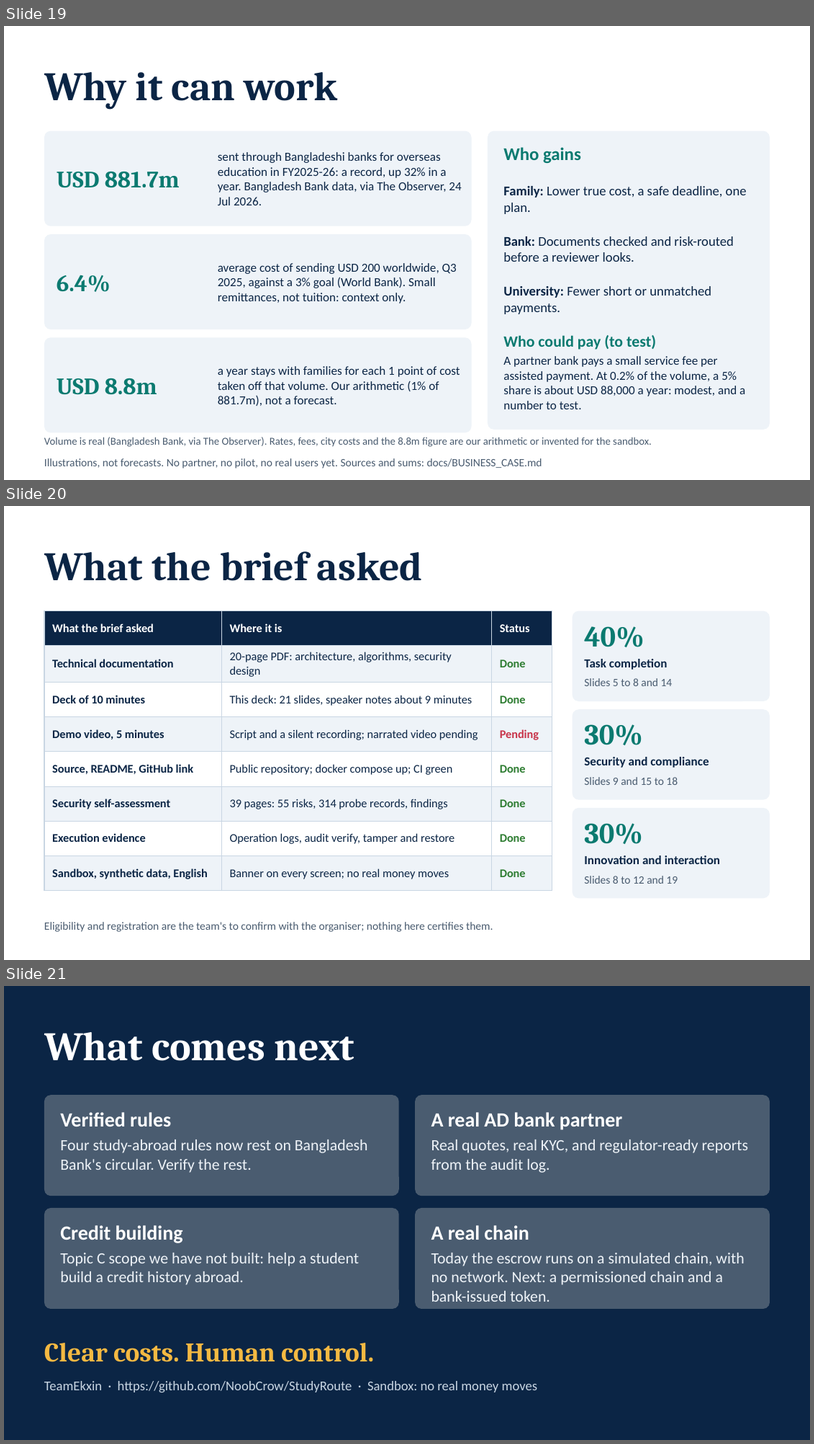
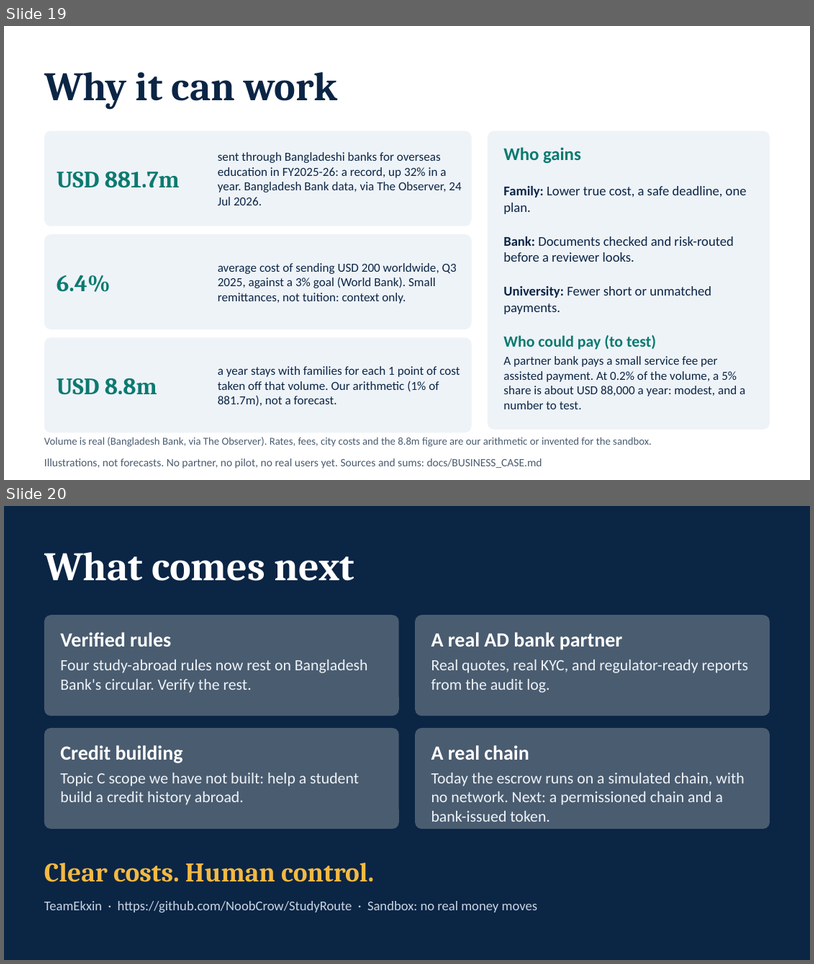
Before and after one commit to NoobCrow/StudyRoute, a slide deck: submission/StudyRoute_Deck.pptx. Shown one above the other, each under a label of ours: slides 19, 20 and 21 before the commit, slides 19 and 20 after it. The pictures are 814x1444 and 814x964 pixels, drawn with LibreOffice and Linux fonts; fonts in the diff are those of the drawing. Boxes give left, top, right and bottom in pixels: in the first picture for what was removed or moved away, otherwise in the second. Text is boxed around its words. In the diff, an @@ line names an element or a change of style, - is before the commit and + after.

```diff
--- a/submission/StudyRoute_Deck.pptx
+++ b/submission/StudyRoute_Deck.pptx
@@ slide 20 removed at (x1=4, y1=506, x2=810, y2=960), background #FFFFFF @@
@@ title removed at (x1=44, y1=551, x2=423, y2=581) @@
-What the brief asked
@@ table removed at (x1=44, y1=611, x2=553, y2=882), 8 rows, 3 columns @@
-What the brief asked | Where it is | Status
-Technical documentation | 20-page PDF: architecture, algorithms, security design | Done
-Deck of 10 minutes | This deck: 21 slides, speaker notes about 9 minutes | Done
-Demo video, 5 minutes | Script and a silent recording; narrated video pending | Pending
-Source, README, GitHub link | Public repository; docker compose up; CI green | Done
-Security self-assessment | 39 pages: 55 risks, 314 probe records, findings | Done
-Execution evidence | Operation logs, audit verify, tamper and restore | Done
-Sandbox, synthetic data, English | Banner on every screen; no real money moves | Done
@@ rounded rectangle removed at (x1=573, y1=611, x2=770, y2=701) @@
@@ text removed at (x1=584, y1=626, x2=644, y2=647) @@
-40%
@@ text removed at (x1=584, y1=659, x2=668, y2=669) @@
-Task completion
@@ text removed at (x1=584, y1=678, x2=673, y2=686) @@
-Slides 5 to 8 and 14
@@ rounded rectangle removed at (x1=573, y1=709, x2=770, y2=800) @@
@@ text removed at (x1=584, y1=724, x2=643, y2=745) @@
-30%
@@ text removed at (x1=584, y1=757, x2=709, y2=767) @@
-Security and compliance
@@ text removed at (x1=584, y1=777, x2=678, y2=785) @@
-Slides 9 and 15 to 18
@@ rounded rectangle removed at (x1=573, y1=808, x2=770, y2=898) @@
@@ text removed at (x1=584, y1=823, x2=643, y2=844) @@
-30%
@@ text removed at (x1=584, y1=855, x2=720, y2=864) @@
-Innovation and interaction
@@ text removed at (x1=584, y1=875, x2=678, y2=883) @@
-Slides 8 to 12 and 19
@@ text removed at (x1=44, y1=921, x2=493, y2=932) @@
-Eligibility and registration are the team's to confirm with the organiser; nothing here certifies them.
@@ what was slide 21 is now slide 20 @@
```
Also in this commit, not shown: 10 other files.
